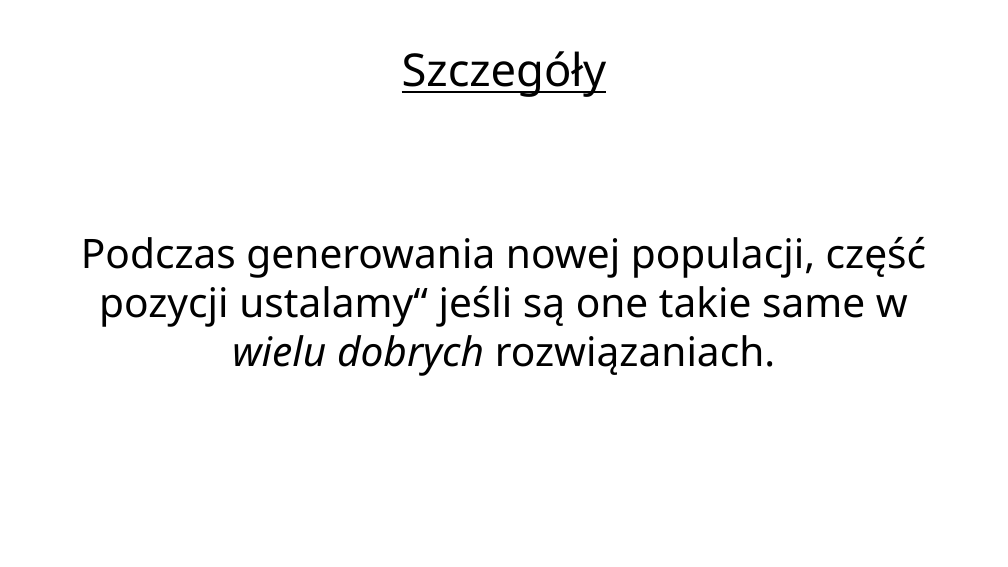
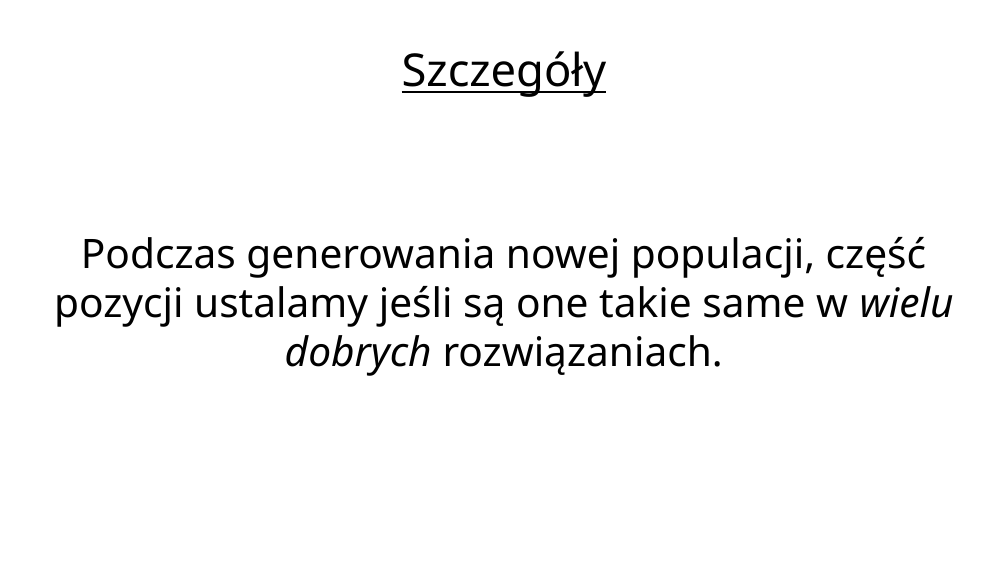
Before and after one commit to kele/metaheur_population_based, a slide deck: slide 8 of pres.odp. Drawn at 1008x567 pixels with LibreOffice and Linux fonts; fonts in the diff are those of the drawing; background and template pictures are left out. Boxes give left, top, right and bottom in pixels: in the first picture for what was removed or moved away, otherwise in the second. Text is boxed around its words. In the diff, an @@ line names an element or a change of style, - is before the commit and + after.

```diff
--- a/pres.odp
+++ b/pres.odp
@@ subtitle at [54,237,954,376]: text changed @@
-Podczas generowania nowej populacji, część pozycji ustalamy“ jeśli są one takie same w wielu dobrych rozwiązaniach.
+Podczas generowania nowej populacji, część pozycji ustalamy jeśli są one takie same w wielu dobrych rozwiązaniach.
```
Also in this commit, not shown: 4 other slides changed.
